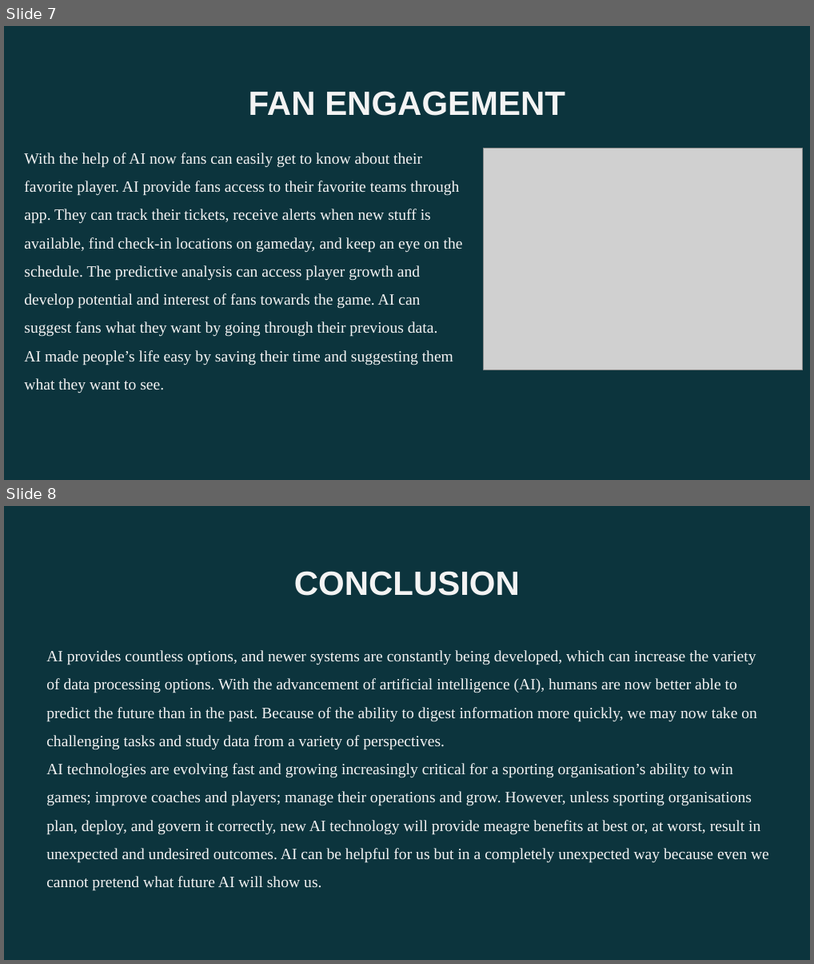
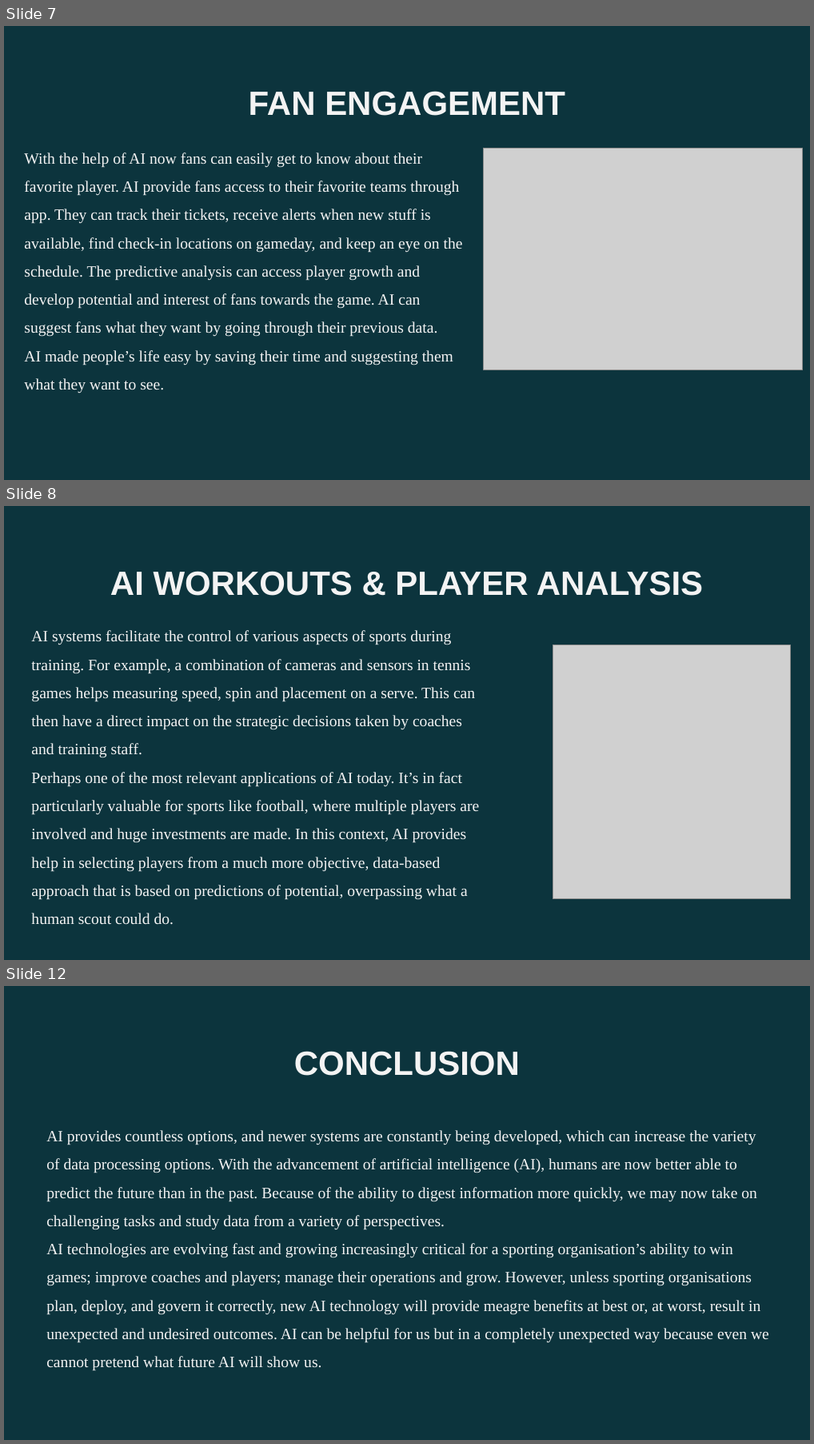
Before and after one commit to Dawarayoub/Ai-in-sports, a slide deck: AI PPT.pptx. Shown one above the other, each under a label of ours: slides 7 and 8 before the commit, slides 7, 8 and 12 after it; the slides between them are not shown. The pictures are 814x964 and 814x1444 pixels, drawn with LibreOffice and Linux fonts; fonts in the diff are those of the drawing; grey boxes stand for pictures; background and template pictures are left out. Boxes give left, top, right and bottom in pixels: in the first picture for what was removed or moved away, otherwise in the second. Text is boxed around its words. In the diff, an @@ line names an element or a change of style, - is before the commit and + after.

```diff
--- a/AI PPT.pptx
+++ b/AI PPT.pptx
@@ slide 8 added at (x1=4, y1=506, x2=810, y2=960), background picture (left out) @@
@@ title added at (x1=110, y1=571, x2=703, y2=596), 30 pt, text #F3F3F3, bold @@
+AI WORKOUTS & PLAYER ANALYSIS
@@ text added at (x1=31, y1=630, x2=479, y2=924), 14 pt, text #F3F3F3 @@
+AI systems facilitate the control of various aspects of sports during training. For example, a combination of cameras and sensors in tennis games helps measuring speed, spin and placement on a serve. This can then have a direct impact on the strategic decisions taken by coaches and training staff.
+Perhaps one of the most relevant applications of AI today. It’s in fact particularly valuable for sports like football, where multiple players are involved and huge investments are made. In this context, AI provides help in selecting players from a much more objective, data-based approach that is based on predictions of potential, overpassing what a human scout could do.
@@ picture added at (x1=553, y1=645, x2=790, y2=900) @@
@@ what was slide 8 is now slide 12 @@
```
Also in this commit, not shown: 3 other slides added.
